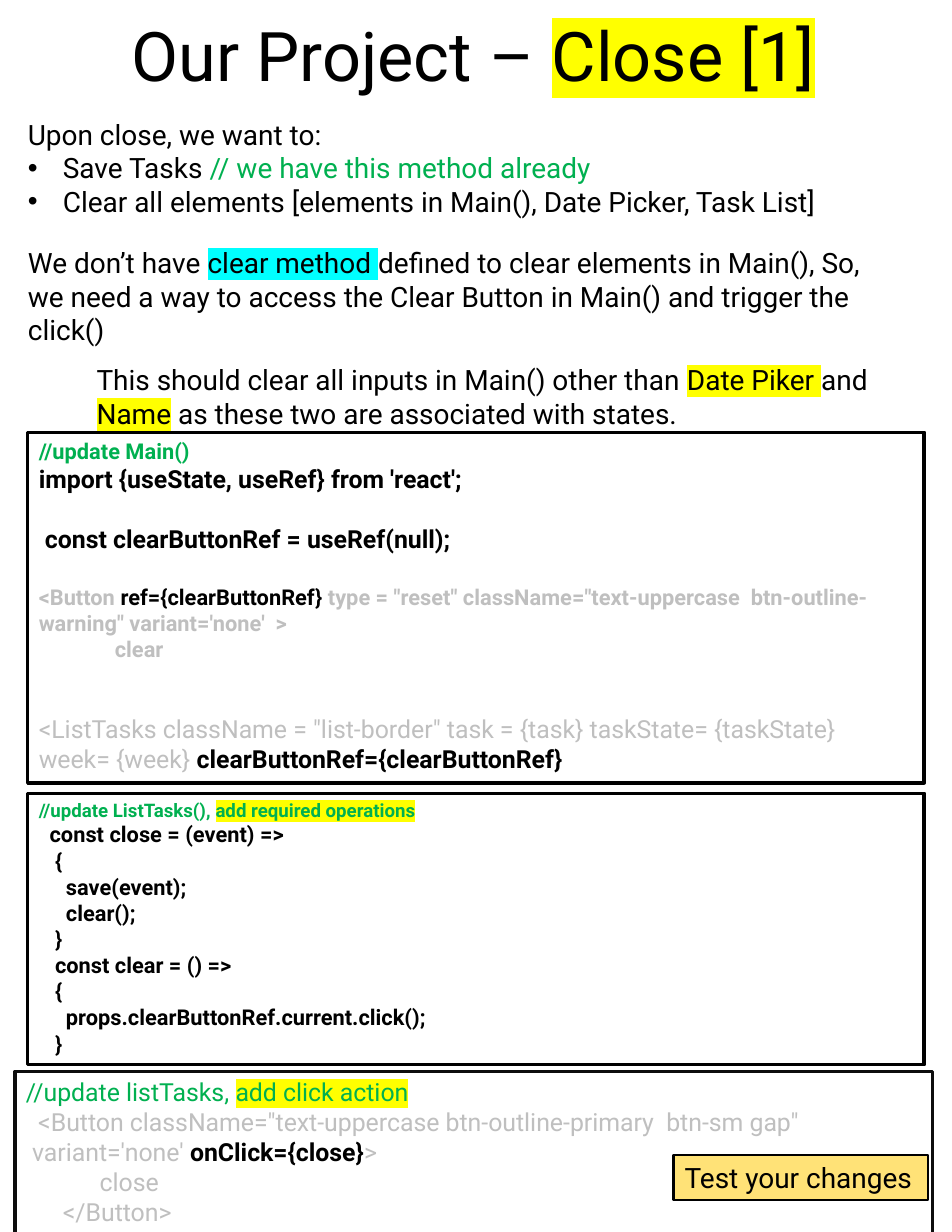
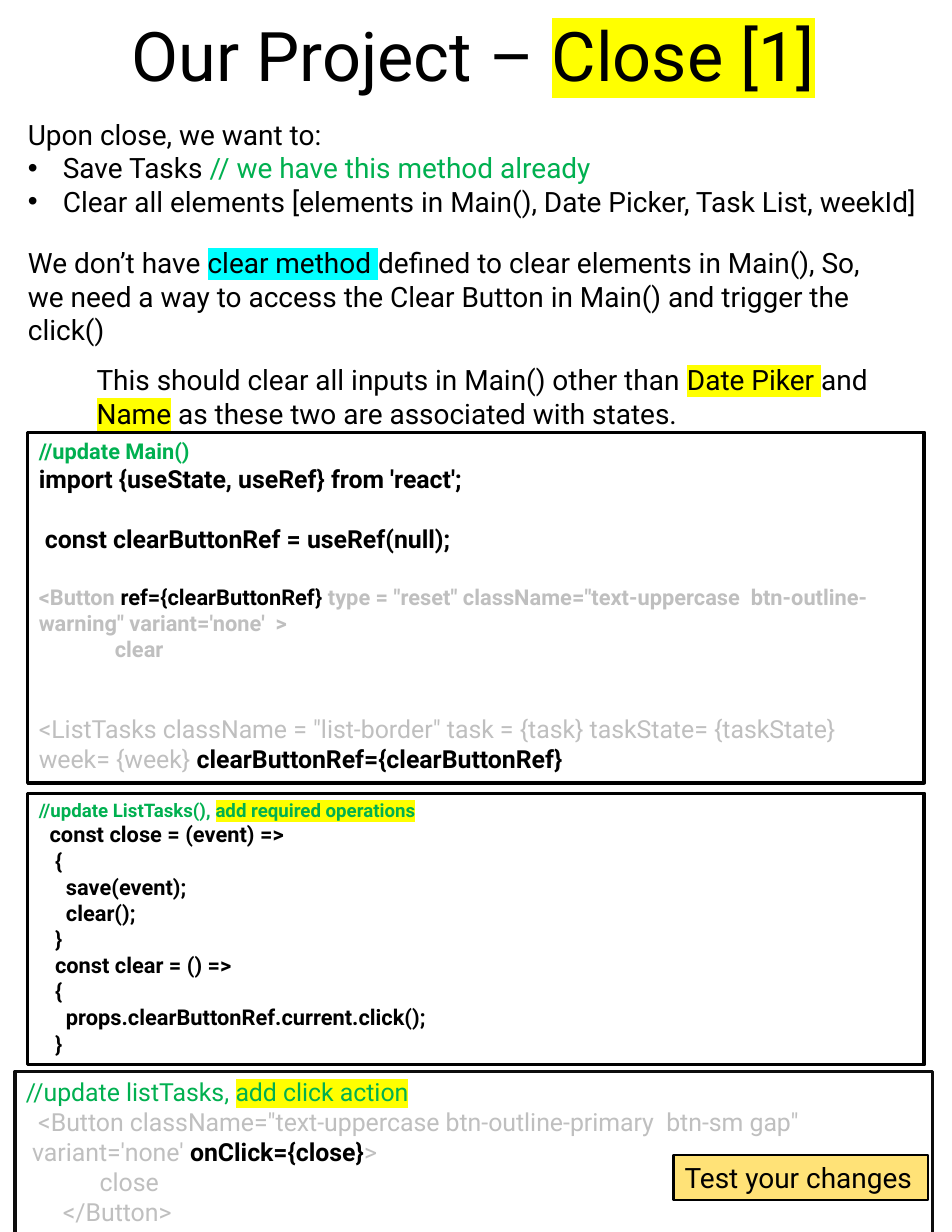
Before and after one commit to scorpion0511/mytracker, a slide deck: slide 65 of doc/React.pptx. Drawn at 952x1232 pixels with LibreOffice and Linux fonts; fonts in the diff are those of the drawing. Boxes give left, top, right and bottom in pixels: in the first picture for what was removed or moved away, otherwise in the second. Text is boxed around its words. In the diff, an @@ line names an element or a change of style, - is before the commit and + after.

```diff
--- a/doc/React.pptx
+++ b/doc/React.pptx
@@ text at <box>63,189,916,219</box>: text changed @@
-• Clear all elements [elements in Main(), Date Picker, Task List]
+• Clear all elements [elements in Main(), Date Picker, Task List, weekId]
```
Also in this commit, not shown: 1 other slide changed, 1 slide added.
